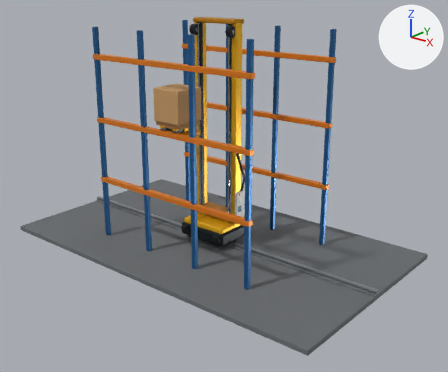
Two versions of the Blender file assets/blender/asrs_stacker_crane_fitted.blend, one commit apart.
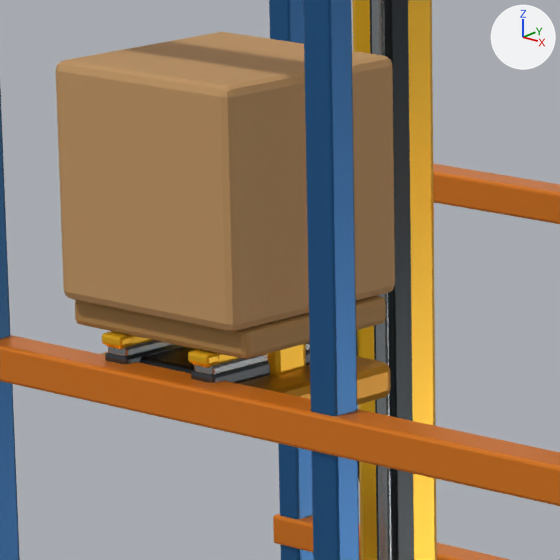
Each version is shown whole from a 50 mm lens placed at (16.62, -14.5, 8.4), pointed at (4.59, -0.14, 2.05), then close up on the part from 32% to 50% of the width and 21% to 43% of the height. Lighting does not change. The marker at upper right points along +X, +Y and +Z. The last two pictures show the newer version.

The older version as bpy lines, for what is in view:
```python
ob_forkcarrier = bpy.data.objects.new('ForkCarrier', me_cube_024)
ob_forkcarrier.parent = ob_moveplate
ob_forkcarrier.location = (0.0, 0.0, -0.13)
ob_forkcarriercenter = bpy.data.objects.new('ForkCarrierCenter', me_cube_025)
ob_forkcarriercenter.parent = ob_moveplate
ob_forkcarriercenter.location = (0.0, 0.0, -0.045)
ob_forklowerrail_l = bpy.data.objects.new('ForkLowerRail_L', me_cube_026)
ob_forklowerrail_l.parent = ob_moveplate
ob_forklowerrail_l.location = (-0.25, 0.0, -0.02)
ob_forklowerrail_r = bpy.data.objects.new('ForkLowerRail_R', me_cube_031)
ob_forklowerrail_r.parent = ob_moveplate
ob_forklowerrail_r.location = (0.25, 0.0, -0.02)
ob_forktelescopicstage_l = bpy.data.objects.new('ForkTelescopicStage_L', me_cube_027)
ob_forktelescopicstage_l.parent = ob_moveplate
ob_forktelescopicstage_l.location = (-0.25, 0.0, 0.025)
ob_forktelescopicstage_r = bpy.data.objects.new('ForkTelescopicStage_R', me_cube_032)
ob_forktelescopicstage_r.parent = ob_moveplate
ob_forktelescopicstage_r.location = (0.25, 0.0, 0.025)
ob_forktine_l = bpy.data.objects.new('ForkTine_L', me_cube_028)
ob_forktine_l.parent = ob_moveplate
ob_forktine_l.location = (-0.25, 0.0, 0.07)
ob_forktine_r = bpy.data.objects.new('ForkTine_R', me_cube_033)
ob_forktine_r.parent = ob_moveplate
ob_forktine_r.location = (0.25, 0.0, 0.07)
ob_previewpallet = bpy.data.objects.new('PreviewPallet', me_cube_119)
ob_previewpallet.location = (4.0, -1.55, 4.26)
# me_cube_026
# before: 0 (-0.065, -0.44, -0.035), 1 (-0.065, -0.44, 0.035), 2 (-0.065, 0.44, -0.035), 3 (-0.065, 0.44, 0.035), 4 (0.065, -0.44, -0.035)
# before: 5 (0.065, -0.44, 0.035), 6 (0.065, 0.44, -0.035), 7 (0.065, 0.44, 0.035)
# me_cube_027
# before: 0 (-0.055, -0.43, -0.027), 1 (-0.055, -0.43, 0.027), 2 (-0.055, 0.43, -0.027), 3 (-0.055, 0.43, 0.027), 4 (0.055, -0.43, -0.027)
# before: 5 (0.055, -0.43, 0.027), 6 (0.055, 0.43, -0.027), 7 (0.055, 0.43, 0.027)
# me_cube_028
# before: 0 (-0.05, -0.45, -0.03), 1 (-0.05, -0.45, 0.03), 2 (-0.05, 0.45, -0.03), 3 (-0.05, 0.45, 0.03), 4 (0.05, -0.45, -0.03)
# before: 5 (0.05, -0.45, 0.03), 6 (0.05, 0.45, -0.03), 7 (0.05, 0.45, 0.03)
# me_cube_031
# before: 0 (-0.065, -0.44, -0.035), 1 (-0.065, -0.44, 0.035), 2 (-0.065, 0.44, -0.035), 3 (-0.065, 0.44, 0.035), 4 (0.065, -0.44, -0.035)
# before: 5 (0.065, -0.44, 0.035), 6 (0.065, 0.44, -0.035), 7 (0.065, 0.44, 0.035)
# me_cube_032
# before: 0 (-0.055, -0.43, -0.027), 1 (-0.055, -0.43, 0.027), 2 (-0.055, 0.43, -0.027), 3 (-0.055, 0.43, 0.027), 4 (0.055, -0.43, -0.027)
# before: 5 (0.055, -0.43, 0.027), 6 (0.055, 0.43, -0.027), 7 (0.055, 0.43, 0.027)
# me_cube_033
# before: 0 (-0.05, -0.45, -0.03), 1 (-0.05, -0.45, 0.03), 2 (-0.05, 0.45, -0.03), 3 (-0.05, 0.45, 0.03), 4 (0.05, -0.45, -0.03)
# before: 5 (0.05, -0.45, 0.03), 6 (0.05, 0.45, -0.03), 7 (0.05, 0.45, 0.03)
# also in view: 'MastColumn_L' at (3.28, 0.28, 3.86); 'RackPost_1.0_2.0' at (1.0, 2.0, 3.45); 'RackPost_5.0_-2.0' at (5.0, -2.0, 3.45); 'ForkMovingCrossbar' at (4.0, -1.55, 4.11); 'RackPost_3.0_-2.0' at (3.0, -2.0, 3.45)
```
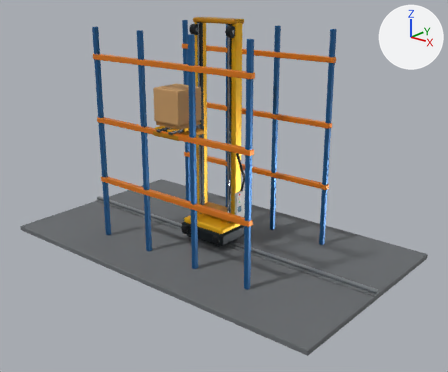
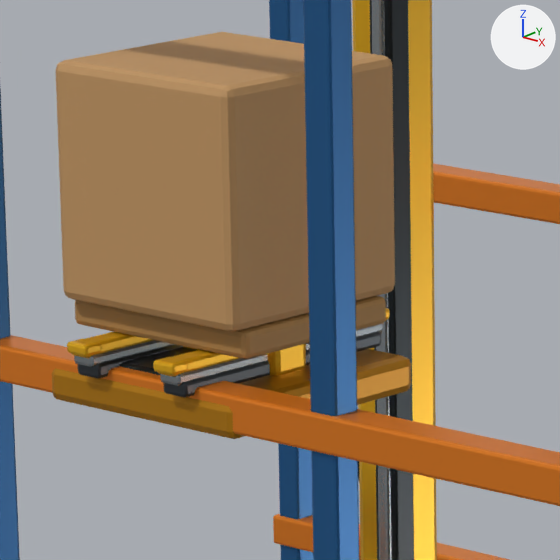
The change, as a list of edits to the scene's bpy script:
```text
Change me_cube_024:
    used by ob_forkcarrier; parent = ob_moveplate; location = (0.0, 0.0, -0.13)
    remove me_cube_024.from_pydata(...)  # 8 vertices, 6 faces; spans x -0.54..0.54, y -0.42..0.42, z -0.08..0.08
    add me_cube_024.from_pydata(...)  # 8 vertices, 6 faces; spans x -0.54..0.54, y -0.55..0.55, z -0.08..0.08
    me_cube_024 part 1: the whole mesh is scaled about its middle by (1, 1.31, 1)
Change me_cube_025:
    used by ob_forkcarriercenter; parent = ob_moveplate; location = (0.0, 0.0, -0.045)
    remove me_cube_025.from_pydata(...)  # 8 vertices, 6 faces; spans x -0.28..0.28, y -0.36..0.36, z -0.04..0.04
    add me_cube_025.from_pydata(...)  # 8 vertices, 6 faces; spans x -0.28..0.28, y -0.48..0.48, z -0.04..0.04
    me_cube_025 part 2: the whole mesh is scaled about its middle by (1, 1.33, 1)
Change me_cube_026:
    used by ob_forklowerrail_l; parent = ob_moveplate; location = (-0.25, 0.0, -0.02)
    remove me_cube_026.from_pydata(...)  # 8 vertices, 6 faces; spans x -0.065..0.065, y -0.44..0.44, z -0.035..0.035
    add me_cube_026.from_pydata(...)  # 8 vertices, 6 faces; spans x -0.065..0.065, y -0.6..0.6, z -0.035..0.035
    me_cube_026 part 3
    add for i in [0, 1, 4, 5]: me_cube_026.vertices[i].co += Vector((0.0, -0.16, 0.0))
    add for i in [2, 3, 6, 7]: me_cube_026.vertices[i].co += Vector((0.0, 0.16, 0.0))
Change me_cube_027:
    used by ob_forktelescopicstage_l; parent = ob_moveplate; location = (-0.25, 0.0, 0.025)
    remove me_cube_027.from_pydata(...)  # 8 vertices, 6 faces; spans x -0.055..0.055, y -0.43..0.43, z -0.027..0.027
    add me_cube_027.from_pydata(...)  # 8 vertices, 6 faces; spans x -0.055..0.055, y -0.625..0.625, z -0.027..0.027
    me_cube_027 part 4
    add for i in [0, 1, 4, 5]: me_cube_027.vertices[i].co += Vector((0.0, -0.195, 0.0))
    add for i in [2, 3, 6, 7]: me_cube_027.vertices[i].co += Vector((0.0, 0.195, 0.0))
Change me_cube_028:
    used by ob_forktine_l; parent = ob_moveplate; location = (-0.25, 0.0, 0.07)
    remove me_cube_028.from_pydata(...)  # 8 vertices, 6 faces; spans x -0.05..0.05, y -0.45..0.45, z -0.03..0.03
    add me_cube_028.from_pydata(...)  # 8 vertices, 6 faces; spans x -0.05..0.05, y -0.65..0.65, z -0.03..0.03
    me_cube_028 part 5
    add for i in [0, 1, 4, 5]: me_cube_028.vertices[i].co += Vector((0.0, -0.2, 0.0))
    add for i in [2, 3, 6, 7]: me_cube_028.vertices[i].co += Vector((0.0, 0.2, 0.0))
Change me_cube_031:
    used by ob_forklowerrail_r; parent = ob_moveplate; location = (0.25, 0.0, -0.02)
    remove me_cube_031.from_pydata(...)  # 8 vertices, 6 faces; spans x -0.065..0.065, y -0.44..0.44, z -0.035..0.035
    add me_cube_031.from_pydata(...)  # 8 vertices, 6 faces; spans x -0.065..0.065, y -0.6..0.6, z -0.035..0.035
    me_cube_031 part 6
    add for i in [0, 1, 4, 5]: me_cube_031.vertices[i].co += Vector((0.0, -0.16, 0.0))
    add for i in [2, 3, 6, 7]: me_cube_031.vertices[i].co += Vector((0.0, 0.16, 0.0))
Change me_cube_032:
    used by ob_forktelescopicstage_r; parent = ob_moveplate; location = (0.25, 0.0, 0.025)
    remove me_cube_032.from_pydata(...)  # 8 vertices, 6 faces; spans x -0.055..0.055, y -0.43..0.43, z -0.027..0.027
    add me_cube_032.from_pydata(...)  # 8 vertices, 6 faces; spans x -0.055..0.055, y -0.625..0.625, z -0.027..0.027
    me_cube_032 part 7
    add for i in [0, 1, 4, 5]: me_cube_032.vertices[i].co += Vector((0.0, -0.195, 0.0))
    add for i in [2, 3, 6, 7]: me_cube_032.vertices[i].co += Vector((0.0, 0.195, 0.0))
Change me_cube_033:
    used by ob_forktine_r; parent = ob_moveplate; location = (0.25, 0.0, 0.07)
    remove me_cube_033.from_pydata(...)  # 8 vertices, 6 faces; spans x -0.05..0.05, y -0.45..0.45, z -0.03..0.03
    add me_cube_033.from_pydata(...)  # 8 vertices, 6 faces; spans x -0.05..0.05, y -0.65..0.65, z -0.03..0.03
    me_cube_033 part 8
    add for i in [0, 1, 4, 5]: me_cube_033.vertices[i].co += Vector((0.0, -0.2, 0.0))
    add for i in [2, 3, 6, 7]: me_cube_033.vertices[i].co += Vector((0.0, 0.2, 0.0))
Change ob_forktip_neg_l:
    ob_forktip_neg_l.location: (-0.25, -0.42, 0.075) -> (-0.25, -0.61, 0.075)
Change ob_forktip_neg_r:
    ob_forktip_neg_r.location: (0.25, -0.42, 0.075) -> (0.25, -0.61, 0.075)
```

What differs and where, as boxes (x1, y1, x2, y2) in the close-ups (560 x 560 px):
'ForkCarrier', mesh rescaled: before (100, 352, 391, 405); after (52, 349, 411, 439)
'ForkLowerRail_R', reshaped: before (191, 349, 310, 383); after (164, 331, 381, 398)
'ForkTelescopicStage_R', reshaped: before (194, 343, 310, 374); after (160, 323, 384, 386)
'ForkCarrierCenter', mesh rescaled: before (140, 347, 196, 374); after (120, 347, 196, 375)
'ForkLowerRail_L', reshaped: before (105, 344, 183, 364); after (78, 344, 183, 379)
'ForkTelescopicStage_L', reshaped: before (108, 340, 173, 356); after (74, 340, 173, 367)
'ForkTip_Neg_R', moved: before (188, 349, 219, 366); after (153, 357, 188, 375)
'ForkTip_Neg_L', moved: before (102, 331, 132, 348); after (67, 339, 101, 356)
'ForkTine_R', reshaped: before (192, 350, 238, 368); after (158, 320, 386, 377)
'ForkTine_L', reshaped: before (106, 332, 152, 349); after (71, 332, 152, 358)
